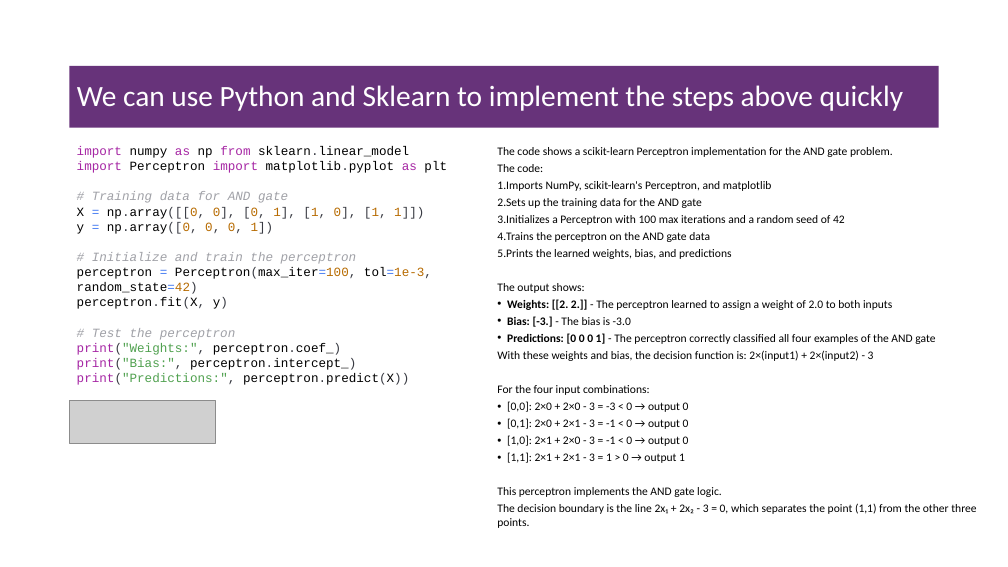
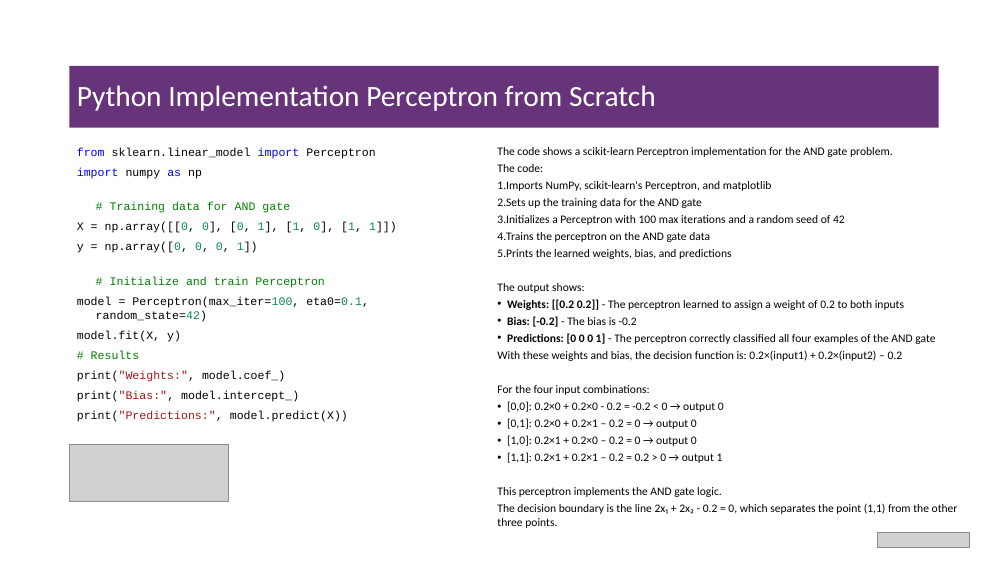
Before and after one commit to msfasha/307307-BI-Methods, a slide deck: slide 15 of 20242-NLP-LLM/lecture notes/Part 2 - Introduction to Large Language Models/Part 2 - Introduction to Large Language Models.pptx (slide 16 before the commit). Drawn at 1008x567 pixels with LibreOffice and Linux fonts; fonts in the diff are those of the drawing; grey boxes stand for pictures; background and template pictures are left out. Boxes give left, top, right and bottom in pixels: in the first picture for what was removed or moved away, otherwise in the second. Text is boxed around its words. In the diff, an @@ line names an element or a change of style, - is before the commit and + after.

```diff
--- a/20242-NLP-LLM/lecture notes/Part 2 - Introduction to Large Language Models/Part 2 - Introduction to Large Language Models.pptx
+++ b/20242-NLP-LLM/lecture notes/Part 2 - Introduction to Large Language Models/Part 2 - Introduction to Large Language Models.pptx
@@ title at [77, 85, 656, 111]: text changed @@
-We can use Python and Sklearn to implement the steps above quickly
+Python Implementation Perceptron from Scratch
@@ text at [77, 148, 375, 179]: text changed; size 12 to 11 pt @@
-import numpy as np from sklearn.linear_model
-import Perceptron import matplotlib.pyplot as plt
+from sklearn.linear_model import Perceptron
+import numpy as np
@@ text at [77, 202, 397, 253]: size 12 to 11 pt in "# Training data for AND gate", "X = np.array([[0, 0], [0, 1], [1, ...", "y = np.array([0, 0, 0, 1])"; text colour #A0A1A7 to #008000, italic off in "# Training data for AND gate"; text colour #4078F2 to #000000 in "=", "="; text colour #383A42 to #000000, text colour #B76B01 to #098658 in "np.array([[0, 0], [0, 1], [1, 0], [1, ...", "np.array([0, 0, 0, 1])"; indent changed; more space between paragraphs @@
@@ text at [77, 276, 369, 422]: text changed; size 12 to 11 pt @@
-# Initialize and train the perceptron
-perceptron = Perceptron(max_iter=100, tol=1e-3, random_state=42)
-perceptron.fit(X, y)
-# Test the perceptron
-print("Weights:", perceptron.coef_)
-print("Bias:", perceptron.intercept_)
-print("Predictions:", perceptron.predict(X))
+# Initialize and train Perceptron
+model = Perceptron(max_iter=100, eta0=0.1, random_state=42)
+model.fit(X, y)
+# Results
+print("Weights:", model.coef_)
+print("Bias:", model.intercept_)
+print("Predictions:", model.predict(X))
@@ text at [507, 299, 904, 327]: text changed @@
-• Weights: [[2. 2.]] - The perceptron learned to assign a weight of 2.0 to both inputs
-• Bias: [-3.] - The bias is -3.0
+• Weights: [[0.2 0.2]] - The perceptron learned to assign a weight of 0.2 to both inputs
+• Bias: [-0.2] - The bias is -0.2
@@ text at [497, 350, 903, 361]: text changed @@
-With these weights and bias, the decision function is: 2×(input1) + 2×(input2) - 3
+With these weights and bias, the decision function is: 0.2×(input1) + 0.2×(input2) – 0.2
@@ picture removed at [70, 401, 216, 443] @@
@@ text at [507, 401, 724, 463]: text changed @@
-• [0,0]: 2×0 + 2×0 - 3 = -3 < 0 → output 0
-• [0,1]: 2×0 + 2×1 - 3 = -1 < 0 → output 0
-• [1,0]: 2×1 + 2×0 - 3 = -1 < 0 → output 0
-• [1,1]: 2×1 + 2×1 - 3 = 1 > 0 → output 1
+• [0,0]: 0.2×0 + 0.2×0 - 0.2 = -0.2 < 0 → output 0
+• [0,1]: 0.2×0 + 0.2×1 – 0.2 = 0 → output 0
+• [1,0]: 0.2×1 + 0.2×0 – 0.2 = 0 → output 0
+• [1,1]: 0.2×1 + 0.2×1 – 0.2 = 0.2 > 0 → output 1
@@ picture added at [70, 445, 228, 501] @@
@@ text at [497, 503, 958, 528]: text changed @@
-The decision boundary is the line 2x₁ + 2x₂ - 3 = 0, which separates the point (1,1) from the other three points.
+The decision boundary is the line 2x₁ + 2x₂ - 0.2 = 0, which separates the point (1,1) from the other three points.
@@ picture added at [877, 532, 969, 548] @@
```
Also in this commit, not shown: 2 other slides changed, 1 slide added, 5 slides removed, 5 other files.
